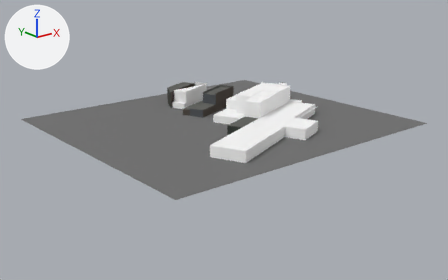
The glTF model public/twins/chatt/models/1200-market-street.glb as it was, and as the next commit left it.
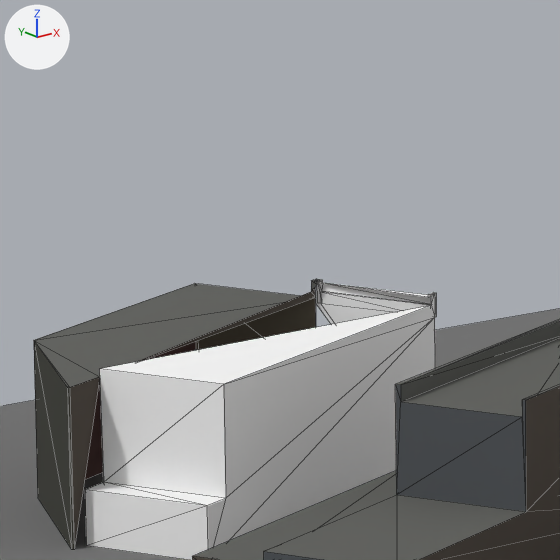
Each version is shown whole from a 50 mm camera at (-172.6, -217.9, 77.7) aimed at (-1.9, -4.5, -7.7), then close up on the part from 37% to 49% of the width and 19% to 39% of the height. Arrows for +X, +Y and +Z are at upper left; the lights stay in place. The older version's two pictures come first. The close-ups show mesh edges as thin lines. Where no turn or scale is listed for an object, it has been applied to the vertices. Vertices at exactly the same position are counted once.
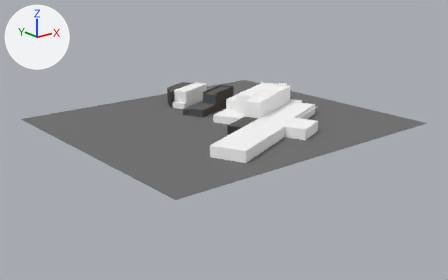
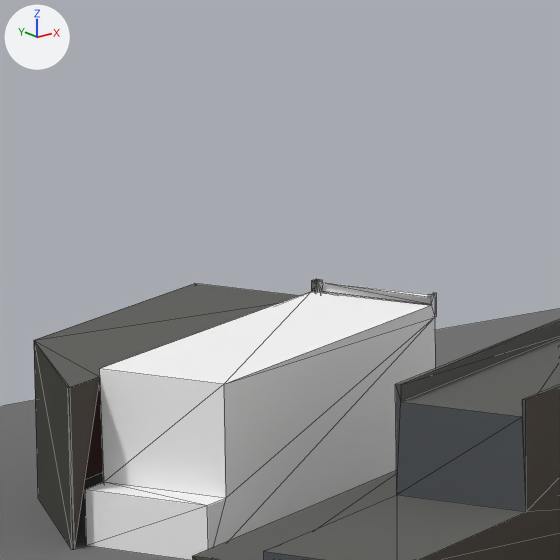
Where the change shows, as pixel boxes (x1, y1, x2, y2) in the close-ups (560 x 560 px):
part 1 of me_mesh_1, added
    after: (100, 292, 431, 384)

The change in detail:
me_mesh_1 is used by ob_mesh_1; location (4.79, -3.83, 6.7).
me_mesh_1 had 303 vertices, 575 faces and spanned x -40.0..40.0, y -47.7..47.7, z -7.0..7.0.
me_mesh_1 now has 258 vertices, 479 faces and spans x -40.0..40.0, y -47.7..47.7, z -7.0..7.0.
me_mesh_1 part 1: 2 vertices added at x 11.9..12.3, y 47.5..47.7, z -6.7..1.9.
Other edits to the shape of me_mesh_1 do not show in these pictures.
